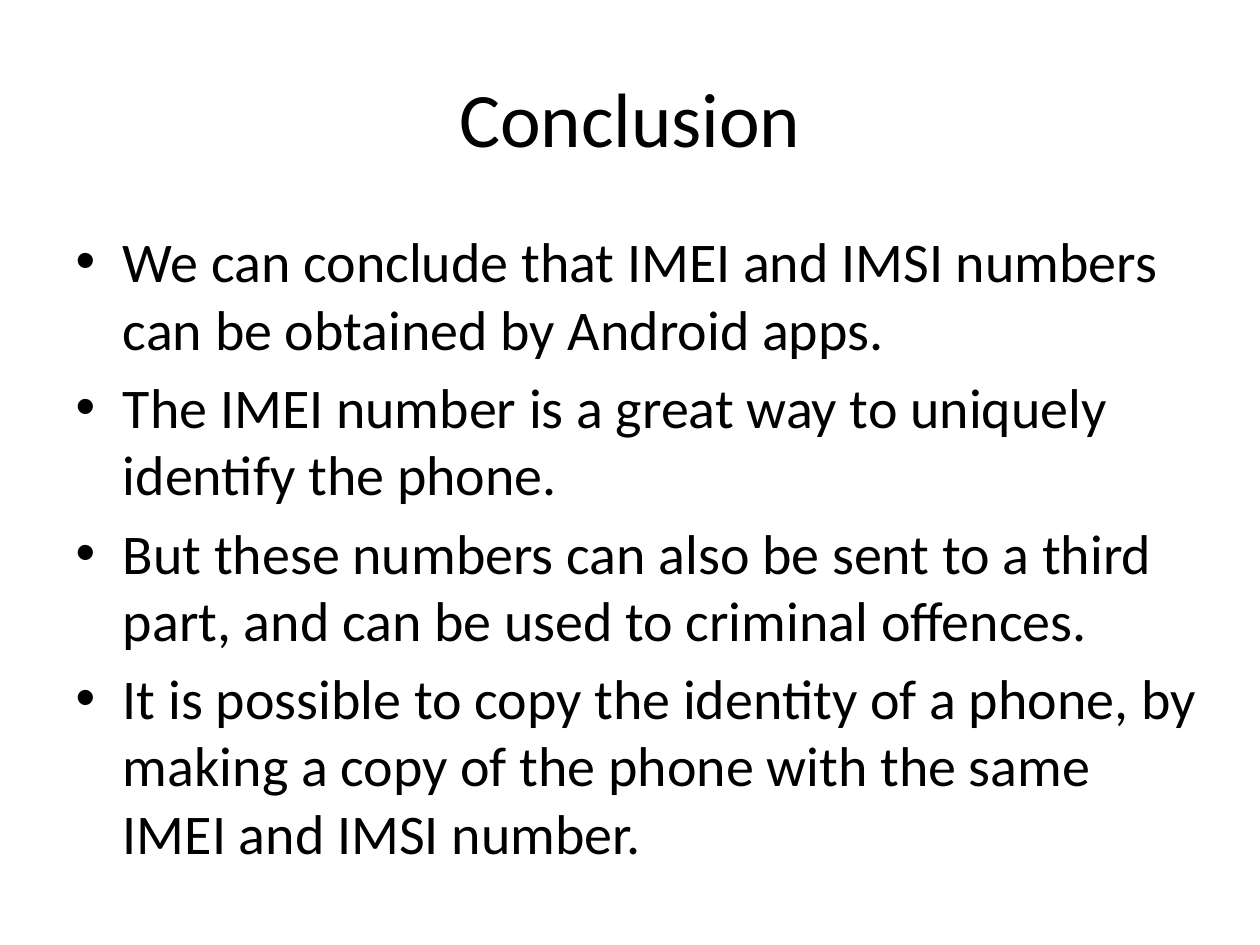
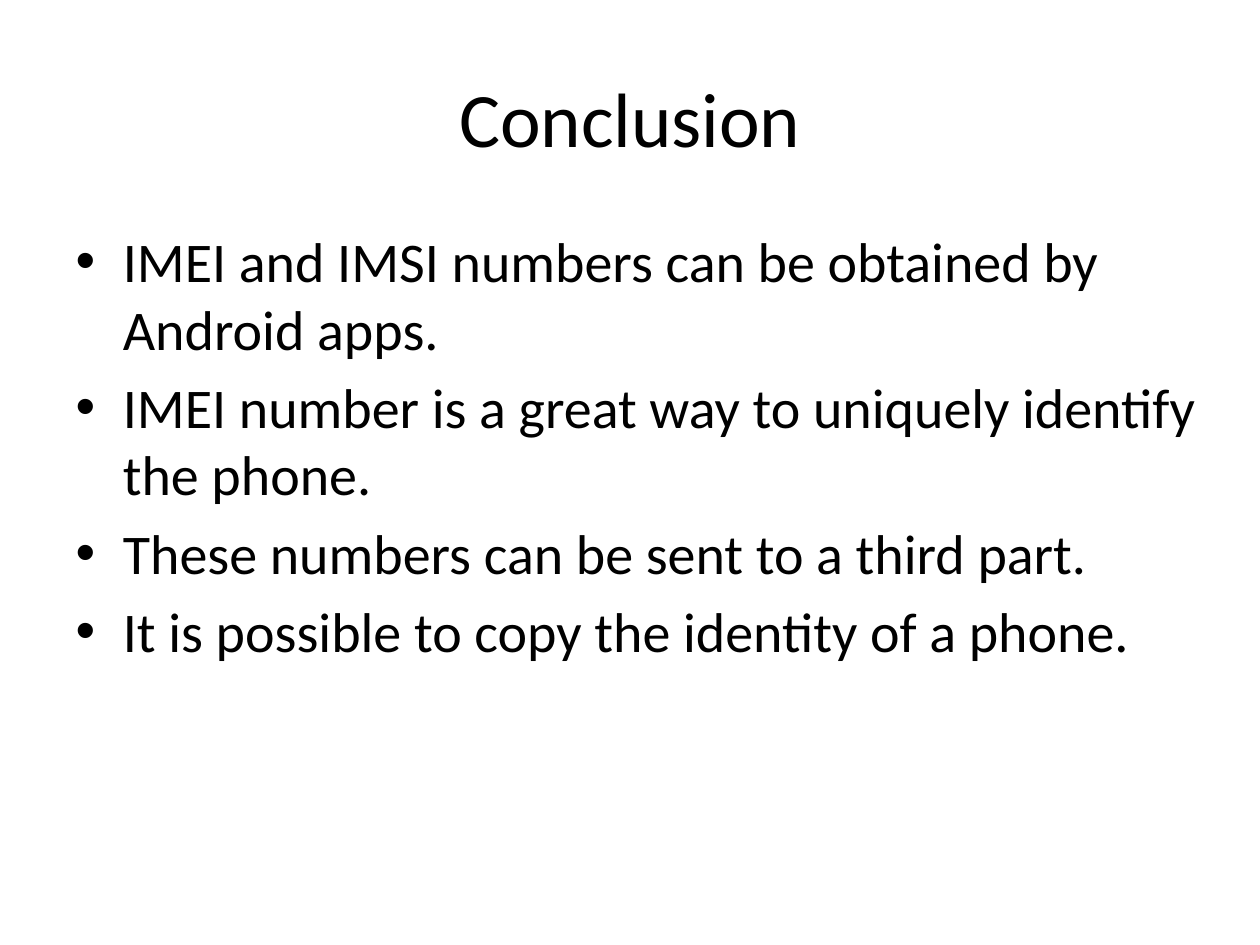
Before and after one commit to christianokeeffe/p0-uni, a slide deck: slide 1 of p0-uni/Power point/stefan.pptx. Drawn at 1260x945 pixels with LibreOffice and Linux fonts; fonts in the diff are those of the drawing. Boxes give left, top, right and bottom in pixels: in the first picture for what was removed or moved away, otherwise in the second. Text is boxed around its words. In the diff, an @@ line names an element or a change of style, - is before the commit and + after.

```diff
--- a/p0-uni/Power point/stefan.pptx
+++ b/p0-uni/Power point/stefan.pptx
@@ text at (x1=123, y1=243, x2=1195, y2=661): text changed @@
-• We can conclude that IMEI and IMSI numbers can be obtained by Android apps.
-• The IMEI number is a great way to uniquely identify the phone.
-• But these numbers can also be sent to a third part, and can be used to criminal offences.
-• It is possible to copy the identity of a phone, by making a copy of the phone with the same IMEI and IMSI number.
+• IMEI and IMSI numbers can be obtained by Android apps.
+• IMEI number is a great way to uniquely identify the phone.
+• These numbers can be sent to a third part.
+• It is possible to copy the identity of a phone.
```
Also in this commit, not shown: 2 other slides changed, 1 slide removed.
